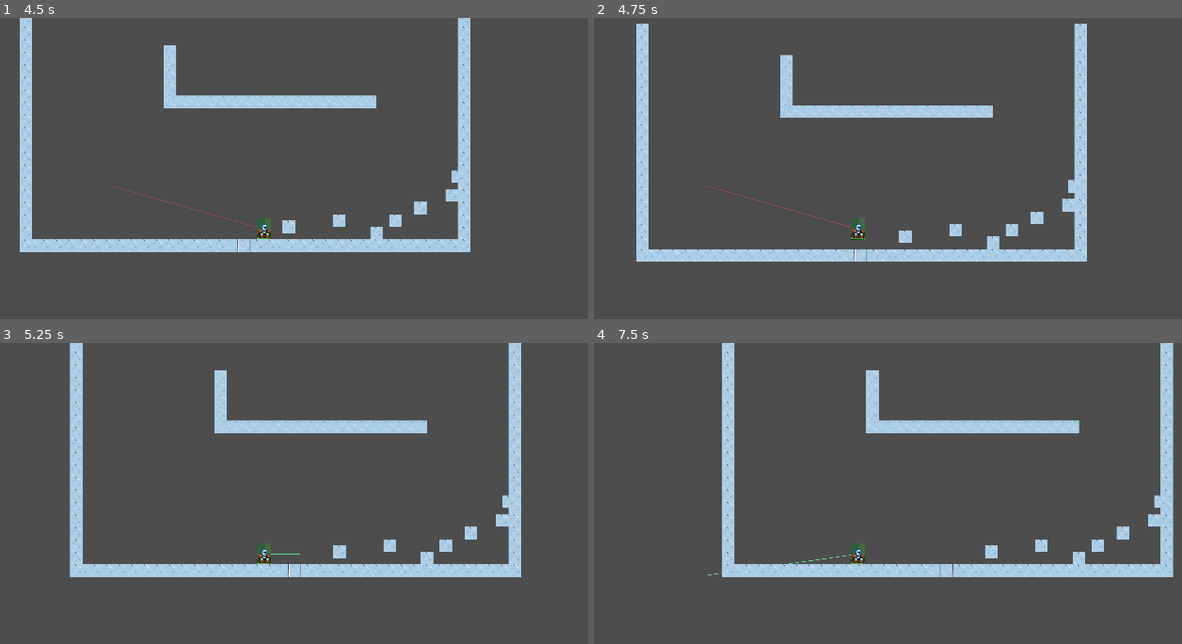
Above: before the commit, frames 1-4 (two rows, left to right).
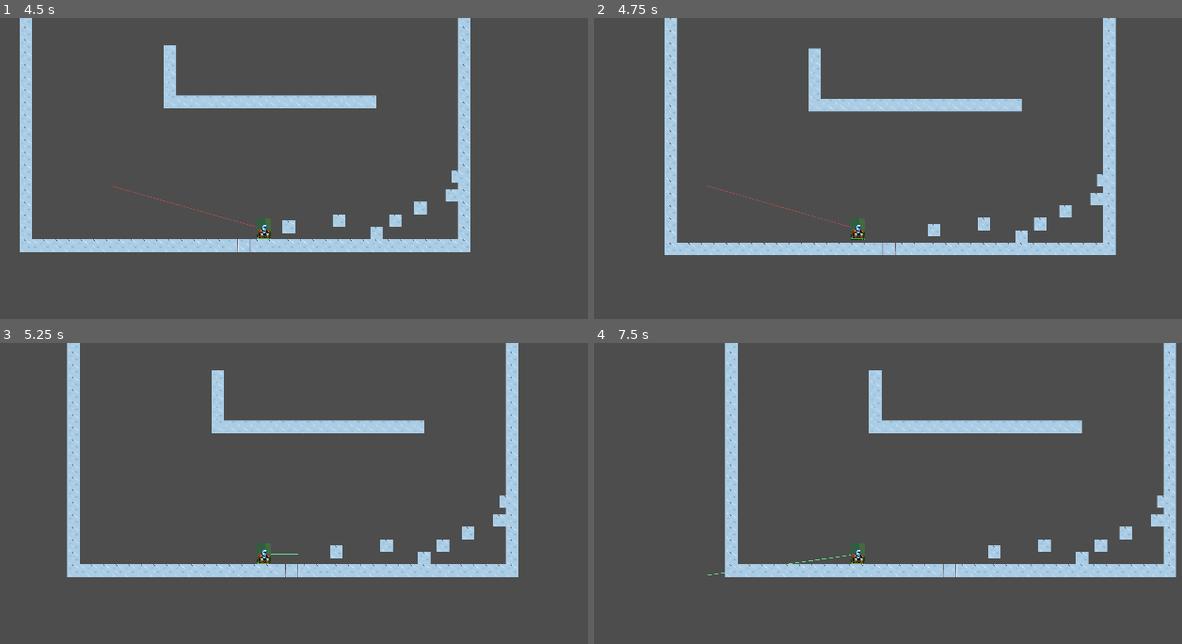
Above: after the commit, the same moments.

Repository: malberda/Grapple
Game: Godot game, scene res://scenes/main.tscn
Same seed, same stepped clock (60 frames per second), same inputs: the game is played once before the commit and once after it.
Inputs (mouse positions are in pixels of both pictures, inside the frame that each line leads up to):
- Up to frame 1 (4.5 s): tap Enter at 0.5 s; move the mouse to (429, 207) at 0.52 s; hold 1 (1) 0.53-1.28 s; hold D (right) 0.53-2.03 s; tap Space (jump) at 0.77, 1.52, 3.02, 3.77 s; tap 2 (2) at 0.8, 1.35 s; move the mouse to (111, 249) at 1.27 s; tap 3 (3) at 1.55 s; move the mouse to (341, 135) at 2.02 s; hold A (left) 2.03-2.78 s; hold 3 (3) 2.03-2.78 s; tap 4 (4) at 2.3, 2.85 s; move the mouse to (223, 312) at 2.77 s; hold D (right) 2.78-4.28 s; tap 5 (5) at 3.05 s; move the mouse to (488, 291) at 3.52 s; hold 5 (5) 3.53-4.28 s; tap 6 (6) at 3.8, 4.35 s; move the mouse to (41, 165) at 4.27 s; hold A (left) from 4.28 s (still down)
- Up to frame 2 (4.75 s): keep holding A (left); tap Space (jump) at 4.52 s; tap Shift (airDash) at 4.55 s
- Up to frame 3 (5.25 s): move the mouse to (299, 553) at 5.02 s; release A (left) at 5.03 s; hold D (right) from 5.03 s (still down); hold Shift (airDash) from 5.03 s (still down)
- Up to frame 4 (7.5 s): click (893, 553) at 5.3 s; move the mouse to (746, 448) at 5.77 s; release D (right) at 5.78 s; release Shift (airDash) at 5.78 s; hold A (left) 5.78-7.28 s; click (746, 448) at 5.85 s; tap Space (jump) at 6.02, 6.77 s; tap Ctrl (rocketBoost) at 6.05, 6.6 s; move the mouse to (1023, 532) at 6.52 s; hold 1 (1) 6.53-7.28 s; move the mouse to (705, 574) at 7.27 s; hold D (right) from 7.28 s (still down); tap 1 (1) at 7.35 s

Frame 1 is identical in both runs. In frame 2, 14% of the frame differs, in the area x 7-89%, y 0-81%; in frame 3, 3.0%; in frame 4, 3.2%.

Commit message:
seperated scripts and fixed rockets/airdash

Diff:
--- a/project.godot
+++ b/project.godot
@@ -26,10 +26,22 @@
 
 [input]
 
+up={
+"deadzone": 0.2,
+"events": [Object(InputEventKey,"resource_local_to_scene":false,"resource_name":"","device":-1,"window_id":0,"alt_pressed":false,"shift_pressed":false,"ctrl_pressed":false,"meta_pressed":false,"pressed":false,"keycode":0,"physical_keycode":87,"key_label":0,"unicode":119,"location":0,"echo":false,"script":null)
+, Object(InputEventKey,"resource_local_to_scene":false,"resource_name":"","device":-1,"window_id":0,"alt_pressed":false,"shift_pressed":false,"ctrl_pressed":false,"meta_pressed":false,"pressed":false,"keycode":0,"physical_keycode":4194320,"key_label":0,"unicode":0,"location":0,"echo":false,"script":null)
+]
+}
 left={
 "deadzone": 0.2,
 "events": [Object(InputEventKey,"resource_local_to_scene":false,"resource_name":"","device":-1,"window_id":0,"alt_press …(191 unchanged characters)…
 , Object(InputEventKey,"resource_local_to_scene":false,"resource_name":"","device":-1,"window_id":0,"alt_pressed":false …(186 unchanged characters)…
+]
+}
+down={
+"deadzone": 0.2,
+"events": [Object(InputEventKey,"resource_local_to_scene":false,"resource_name":"","device":-1,"window_id":0,"alt_pressed":false,"shift_pressed":false,"ctrl_pressed":false,"meta_pressed":false,"pressed":false,"keycode":0,"physical_keycode":83,"key_label":0,"unicode":115,"location":0,"echo":false,"script":null)
+, Object(InputEventKey,"resource_local_to_scene":false,"resource_name":"","device":-1,"window_id":0,"alt_pressed":false,"shift_pressed":false,"ctrl_pressed":false,"meta_pressed":false,"pressed":false,"keycode":0,"physical_keycode":4194322,"key_label":0,"unicode":0,"location":0,"echo":false,"script":null)
 ]
 }
 right={
--- /dev/null
+++ b/scripts/airdash.gd
@@ -0,0 +1,12 @@
+extends Node
+
+# --------------------
+# AIR DASH
+# --------------------
+@export var airdash_speed := 650.0
+@export var airdash_time := 0.15       # duration of dash
+@export var airdash_cooldown := 0.25   # optional: cooldown before next dash
+var airdash_timer := 0.0
+var can_airdash := true
+var airdash_direction := Vector2.ZERO
+var last_input_x := 1  # Default facing right
--- a/scripts/player.gd
+++ b/scripts/player.gd
@@ -21,10 +21,10 @@
 var grappleUnlocked = true
 var grapplePullUnlocked = false
 var rocketBoostUnlocked = true
-var airdashUnlocked = false
-var doubleJumpUnlocked = false
-var doubleHookUnlocked = false
-var latchJumpUnlocked = false
+var airdashUnlocked = true
+var doubleJumpUnlocked = true
+var doubleHookUnlocked = true
+var latchJumpUnlocked = true
 enum GrappleState {
 	IDLE,
 	FIRING,
@@ -73,6 +73,8 @@
 var rope_pivot: Vector2
 var has_pivot := false
 
+@onready var airdash_helper = preload("res://scripts/airdash.gd").new()
+@onready var rocket_boost_helper = preload("res://scripts/rocket_boost.gd").new()
 
 # --------------------
 # GENERAL USE
@@ -82,13 +84,6 @@
 var grapple_point: Vector2
 var grapple_requested := false
 var coyote_timer = 0.0
-
-# --------------------
-# ROCKET BOOST
-# --------------------
-@export var rocket_boost_strength := 1800.0  # tweak for speediness
-@export var rocket_boost_duration := 0.2     # seconds of boost
-var rocket_boost_timer := 0.0
 
 
 # --------------------
@@ -117,6 +112,17 @@
 	if event.is_action_pressed("6"):
 		latchJumpUnlocked = !latchJumpUnlocked
 
+	if event.is_action_pressed("airDash") and airdashUnlocked and airdash_helper.can_airdash:# and not is_on_floor():
+		var input_dir = Vector2(
+			Input.get_axis("left", "right"),
+			Input.get_axis("up", "down")
+		)
+		if input_dir == Vector2.ZERO:
+			input_dir.x = airdash_helper.last_input_x # default 1/-1
+		airdash_helper.airdash_direction = input_dir.normalized()
+		airdash_helper.airdash_timer = airdash_helper.airdash_time
+		airdash_helper.can_airdash = false
+
 
 	if event.is_action_released('jump') and velocity.y < 0:
 		velocity.y *= jump_cut_multiplier
@@ -137,6 +143,8 @@
 # PHYSICS LOOP
 # --------------------
 func _physics_process(delta):
+	if is_on_floor():
+		airdash_helper.can_airdash = true
 	update_grapple(delta)
 	update_grapple_ray()
 	if is_on_floor():
@@ -146,7 +154,12 @@
 
 	# Only when grappled and rocket boost unlocked
 	if is_grappling and Input.is_action_just_pressed("rocketBoost") and rocketBoostUnlocked:
-		rocket_boost_timer = rocket_boost_duration
+		rocket_boost_helper.rocket_boost_timer = rocket_boost_helper.rocket_boost_duration
+
+	# Apply airdash if active
+	if airdash_helper.airdash_timer > 0:
+		velocity = airdash_helper.airdash_direction * airdash_helper.airdash_speed
+		airdash_helper.airdash_timer -= delta
 
 
 
@@ -170,7 +183,8 @@
 # --------------------
 func apply_movement(delta):
 	var input_x := Input.get_axis("left", "right")
-
+	if input_x != 0:
+		airdash_helper.last_input_x = sign(input_x)
 	var target_speed := input_x * run_speed
 	var current_accel := accel if is_on_floor() else air_accel
 
@@ -264,6 +278,7 @@
 	hook_position += hook_velocity * delta
 
 func fire_grapple():
+	rocket_boost_helper.rocket_boost_used = false
 	grapple_state = GrappleState.FIRING
 
 	hook_position = global_position
@@ -304,16 +319,15 @@
 	var tangent1 := Vector2(-dir.y, dir.x)
 	var tangent2 := Vector2(dir.y, -dir.x)
 
-	var tangential_speed1 := velocity.dot(tangent1)
-	var tangential_speed2 := velocity.dot(tangent2)
-	var tangent := tangent1 if abs(tangential_speed1) > abs(tangential_speed2) else tangent2
+	var tangent = tangent1 if velocity.dot(tangent1) > velocity.dot(tangent2) else tangent2
 
 	# Apply rocket boost if active
-	if rocket_boost_timer > 0:
-
-		var boost = tangent * rocket_boost_strength
+	if rocket_boost_helper.rocket_boost_timer > 0 and not rocket_boost_helper.rocket_boost_used:
+		var boost = tangent * rocket_boost_helper.rocket_boost_strength
 		velocity += boost * delta
-		rocket_boost_timer -= delta
+		rocket_boost_helper.rocket_boost_timer -= delta
+		rocket_boost_helper.rocket_boost_used = true
+
 
 	# --- LATCH ---
 	if dist <= latch_distance:
@@ -323,7 +337,6 @@
 		return
 
 	if grapplePullUnlocked:
-
 		if dist > max_rope_length:
 			global_position = grapple_point - dir * max_rope_length
 
--- /dev/null
+++ b/scripts/rocket_boost.gd
@@ -0,0 +1,9 @@
+extends Node
+
+# --------------------
+# ROCKET BOOST
+# --------------------
+@export var rocket_boost_strength := 1800.0  # tweak for speediness
+@export var rocket_boost_duration := 0.2     # seconds of boost
+var rocket_boost_timer := 0.0
+var rocket_boost_used := false
Not shown, added: scripts/airdash.gd.uid
Not shown, added: scripts/rocket_boost.gd.uid
Not shown, added: scenes/player.tscn11254016757.tmp
Not shown, added: scenes/player.tscn13493893735.tmp
